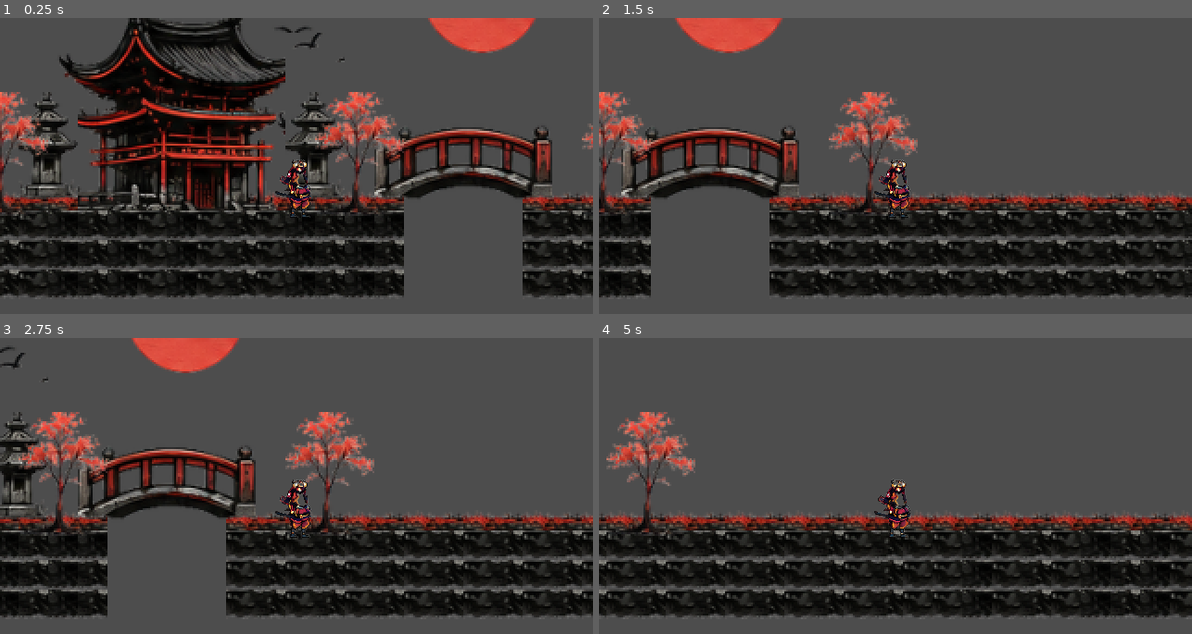
Above: before the commit, frames 1-4 (two rows, left to right).
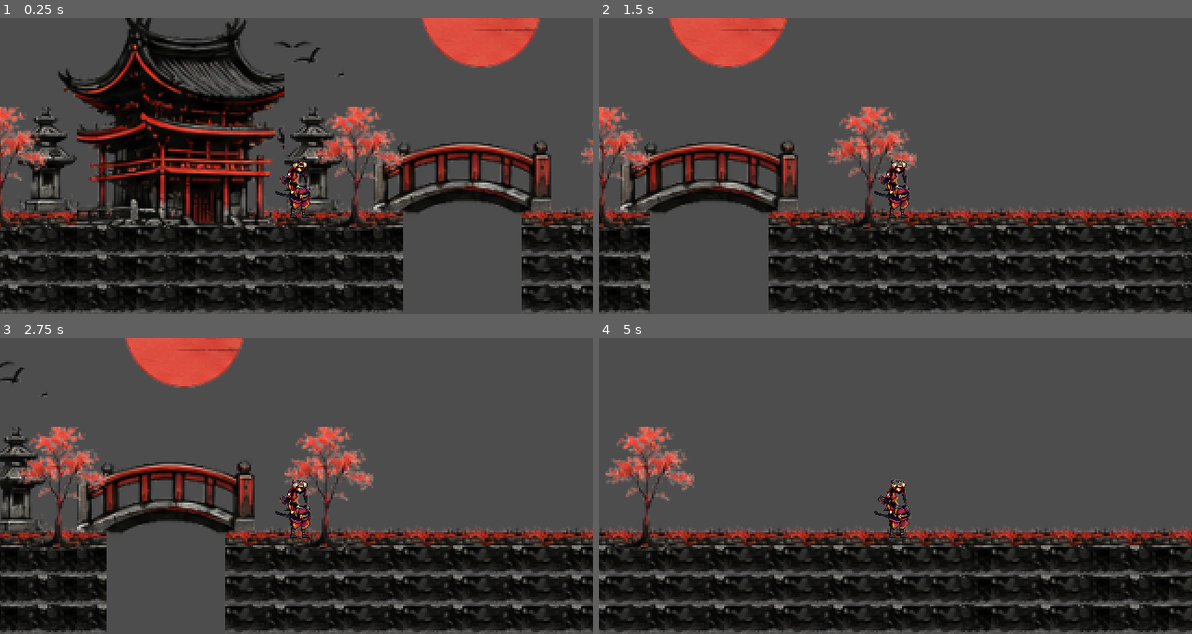
Above: after the commit, the same moments.

Repository: apolo9302472-bot/projeto-jogo-godot
Game: Godot game, scene res://node_2d.tscn
Two runs of this game, one before a commit and one after it. Both use one fixed random seed, a clock stepped at 60 frames per second and the inputs below.
Inputs:
- Up to frame 1 (0.25 s): no input
- Up to frame 2 (1.5 s): tap Enter (ui_accept) at 0.5, 0.77 s; hold Right (ui_right) from 0.53 s (still down)
- Up to frame 3 (2.75 s): tap Enter (ui_accept) at 1.52 s; release Right (ui_right) at 2.03 s; hold Left (ui_left) from 2.03 s (still down)
- Up to frame 4 (5 s): release Left (ui_left) at 2.78 s; hold Right (ui_right) 2.78-4.28 s; tap Enter (ui_accept) at 3.02, 3.77, 4.52 s; hold Left (ui_left) from 4.28 s (still down)

The runs differ from the first frame. In frame 1, 43% of the frame differs, in the area x 0-100%, y 0-100%; in frame 2, 30%; in frame 3, 32%; in frame 4, 27%.

Commit message:
mudancadehitbox

Diff:
--- a/node_2d.tscn
+++ b/node_2d.tscn
@@ -2513,6 +2513,7 @@
 pattern_6 = SubResource("TileMapPattern_sltnp")
 
 [node name="Node2D" type="Node2D"]
+position = Vector2(-1, 0)
 metadata/_edit_horizontal_guides_ = [-22.0]
 
 [node name="TileMap" type="TileMap" parent="."]
@@ -2526,3 +2527,4 @@
 layer_2/tile_data = PackedInt32Array(-262142, 3670018, 26, -196606, 3670018, 27, -131070, 3670018, 28, -65534, 3670018, …(1022 unchanged characters)…
 
 [node name="CharacterBody2D" parent="." instance=ExtResource("4_w4023")]
+position = Vector2(402, 150)
--- a/player.tscn
+++ b/player.tscn
@@ -129,7 +129,7 @@
 }]
 
 [sub_resource type="RectangleShape2D" id="RectangleShape2D_c8qqh"]
-size = Vector2(13, 14.5)
+size = Vector2(13, 12)
 
 [node name="CharacterBody2D" type="CharacterBody2D"]
 position = Vector2(403, 152)
@@ -144,7 +144,7 @@
 script = ExtResource("2_mpik7")
 
 [node name="CollisionShape2D" type="CollisionShape2D" parent="."]
-position = Vector2(-0.5, 0.75)
+position = Vector2(0, 10)
 shape = SubResource("RectangleShape2D_c8qqh")
 
 [node name="Camera2D" type="Camera2D" parent="."]
Binary file removed: ChatGPT Image 1 de set. de 2026, 08_15_50.png
Binary file added: Cópia de Post para Instagram Adoção de Pet Cachorro Cinza Marrom Verde (2).png
Not shown, changed: Cópia de Post para Instagram Adoção de Pet Cachorro Cinza Marrom Verde (2).png.import
Binary file removed: Free-Samurai-Pixel-Art-Sprite-Sheets2-720x480.png
Not shown, removed: Free-Samurai-Pixel-Art-Sprite-Sheets2-720x480.png.import
